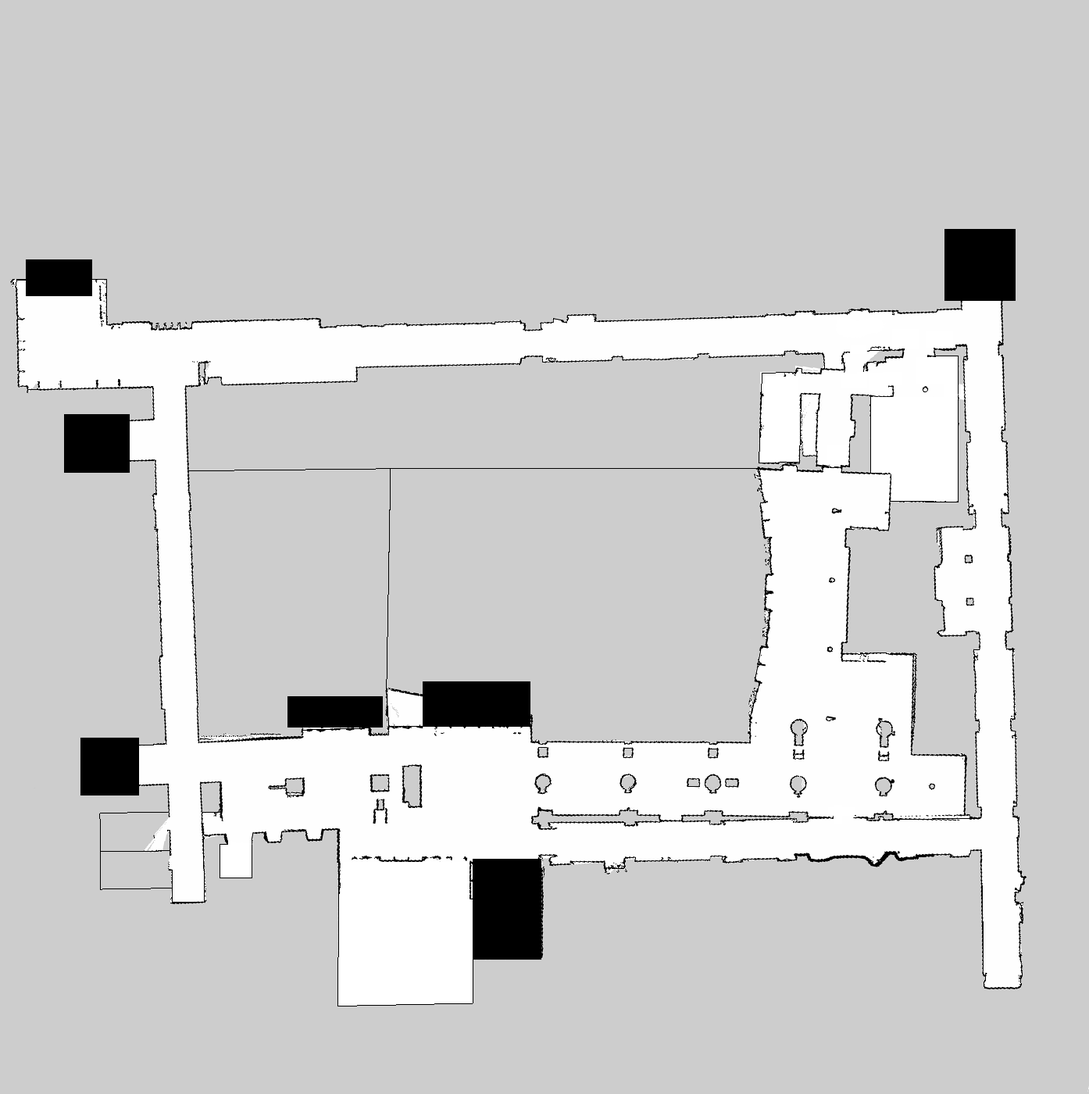
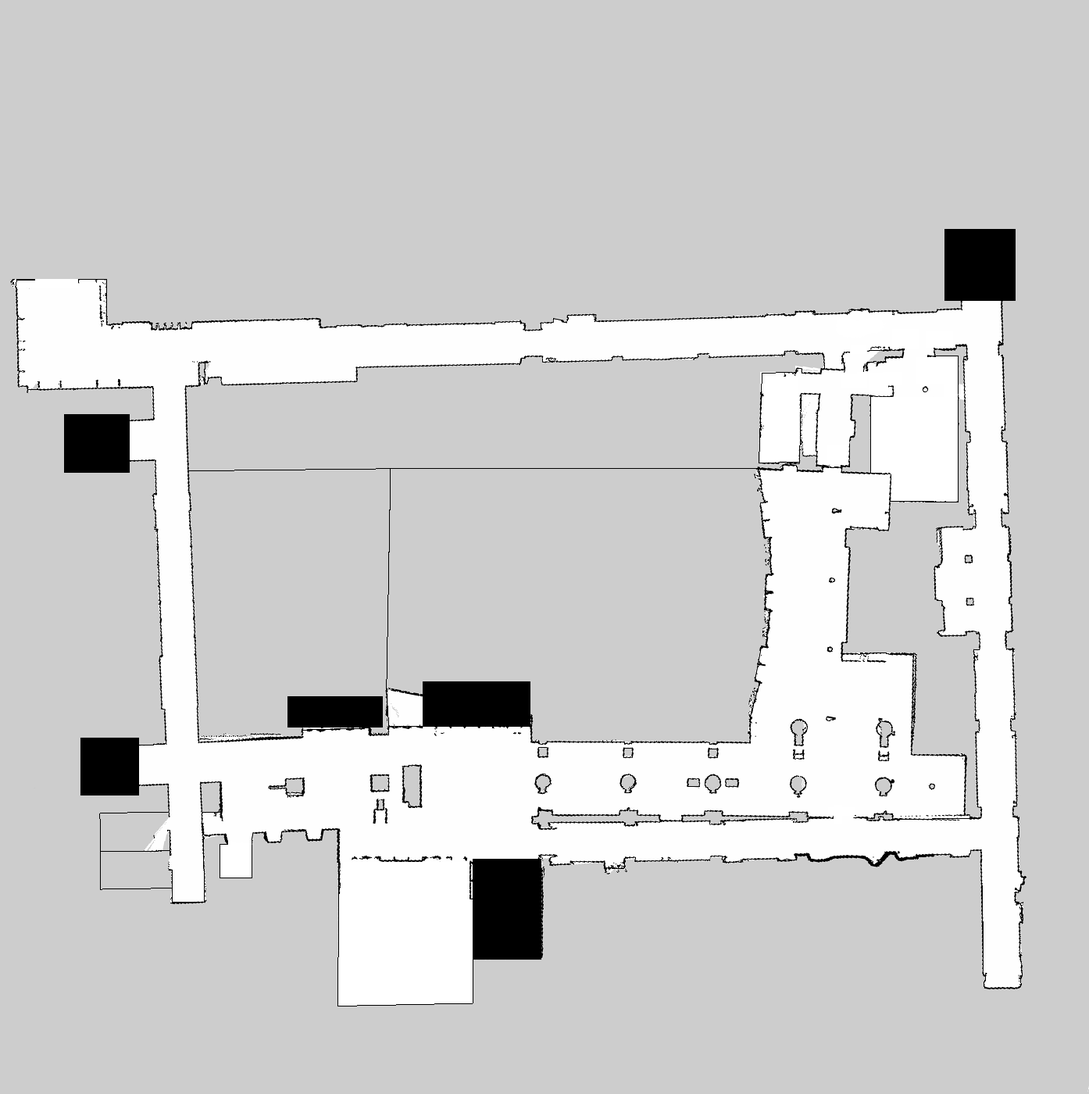
Comparing the layer stacks of the two (1089, 1094) images. Changes:
painted on "keepout" over [25, 259, 93, 297]
